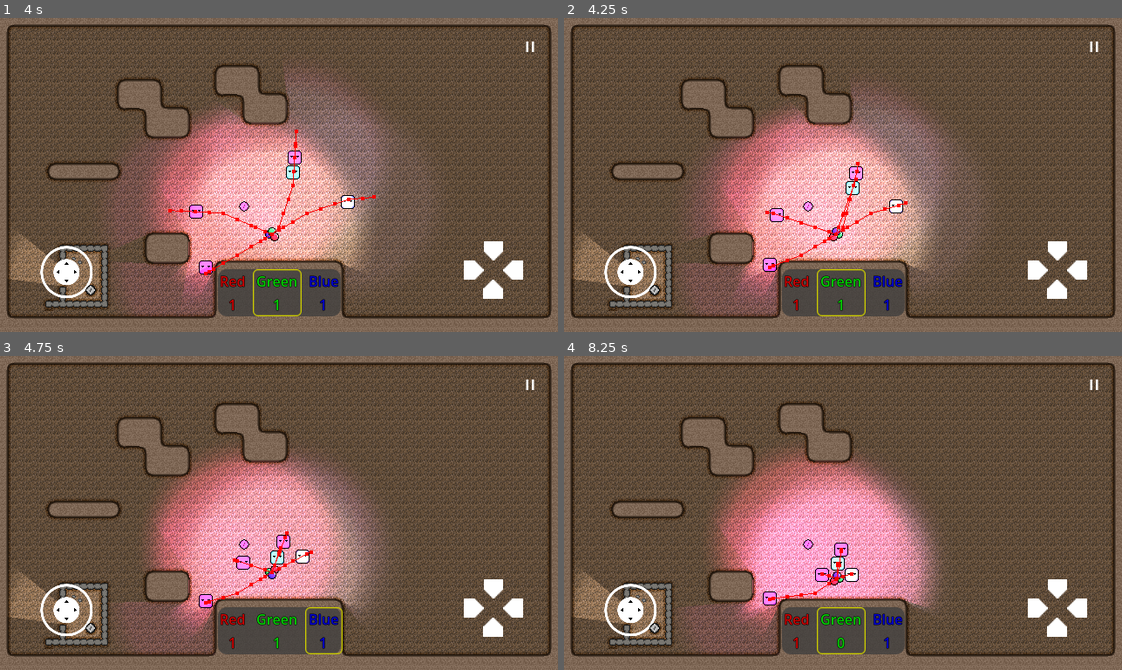
Above: before the commit, frames 1-4 (two rows, left to right).
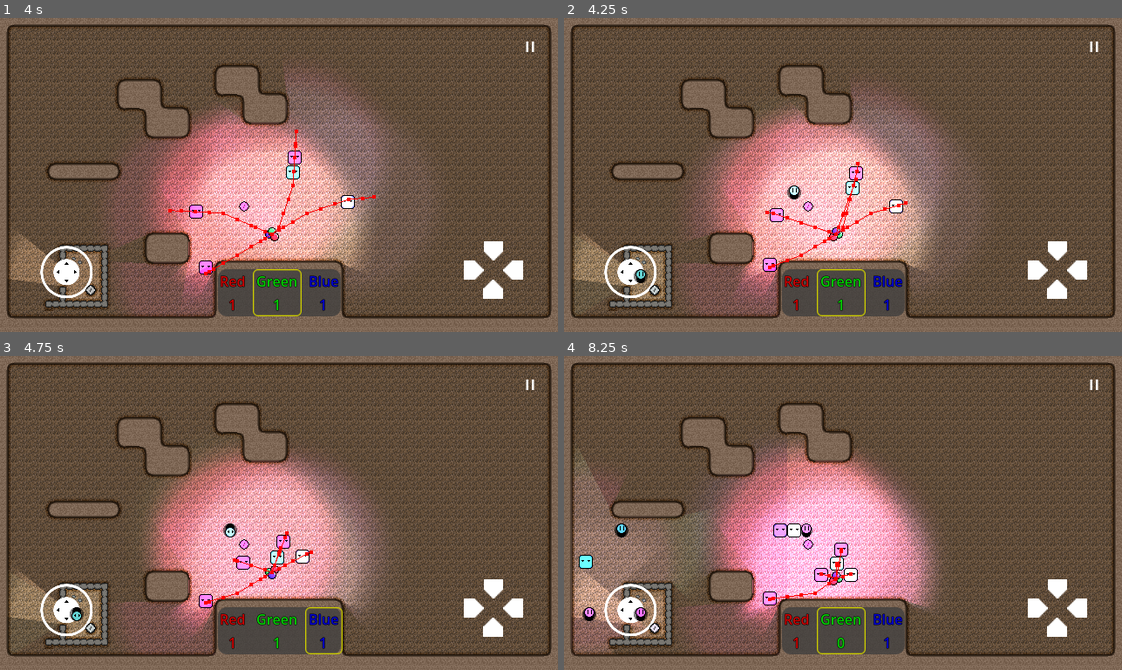
Above: after the commit, the same moments.

Repository: Degenerate-Games/shadows-below
Game: Godot game, scene res://scenes/menus/main_menu.tscn
Same seed, same stepped clock (60 frames per second), same inputs: the game is played once before the commit and once after it.
Inputs (mouse positions are in pixels of both pictures, inside the frame that each line leads up to):
- Up to frame 1 (4 s): click (279, 206) at 0.5 s; click (279, 206) at 1.25 s; click "Endless Mode" at 2 s; move the mouse to (401, 159) at 2.77 s; hold L (mixing_ui_right) 2.78-3.5 s; click (401, 159) at 2.92 s; drag from (167, 190) to (273, 234) at 3.52 s
- Up to frame 2 (4.25 s): no input
- Up to frame 3 (4.75 s): move the mouse to (334, 443) at 4.27 s; hold L (mixing_ui_right) from 4.28 s (still down)
- Up to frame 4 (8.25 s): release L (mixing_ui_right) at 5 s; drag from (815, 575) to (675, 465) at 5.02 s; move the mouse to (1010, 560) at 5.77 s; hold J (mixing_ui_left) 5.78-6.5 s; drag from (675, 465) to (653, 629) at 6.52 s; move the mouse to (870, 513) at 7.27 s; hold K (mixing_ui_down) 7.28-8 s; click (870, 513) at 7.42 s; drag from (759, 434) to (731, 528) at 8.02 s

Frame 1 is identical in both runs. In frame 2, 0.2% of the frame differs, in the area x 12-43%, y 53-85%; in frame 3, 0.2%; in frame 4, 16%, in the area x 1-65%, y 26-95%.
Error after the commit: Invalid assignment of property or key 'global_position' with value of type 'Vector2' on a base object of type 'Nil'. (res://scripts/items/key_light.gd:59)

Commit message:
Add enemy spawning to key lights

Diff:
--- a/scenes/items/key_light.tscn
+++ b/scenes/items/key_light.tscn
@@ -31,3 +31,8 @@
 [node name="PointLight2D" type="PointLight2D" parent="."]
 shadow_enabled = true
 texture = SubResource("GradientTexture2D_lo4f1")
+
+[node name="Timer" type="Timer" parent="."]
+autostart = true
+
+[connection signal="timeout" from="Timer" to="." method="_on_timer_timeout"]
--- a/scripts/items/key_light.gd
+++ b/scripts/items/key_light.gd
@@ -7,6 +7,7 @@
 var blue: ColorValue
 
 var unlocked = false
+var spawn_count = 0
 
 signal key_unlocked
 
@@ -42,3 +43,21 @@
 
 func get_color() -> Color:
 	return Color(red.normalize(), green.normalize(), blue.normalize())
+
+func _on_timer_timeout():
+	if unlocked:
+		return
+	spawn_enemy(randi_range(1, min(2, round(spawn_count / 2.0))))
+	spawn_count += 1
+func spawn_enemy(level: int):
+	var enemy: Node2D
+	match level:
+		1:
+			enemy = load("res://scenes/enemies/enemy_a.tscn").instantiate()
+		2:
+			enemy = load("res://scenes/enemies/enemy_b.tscn").instantiate()
+	enemy.global_position = global_position - Vector2(16, 16)
+	enemy.max_speed = 25 * (level + 1)
+	enemy.acceleration = 500
+	enemy.total_power = 2 + ((level - 1) * 3)
+	get_parent().add_child(enemy)
